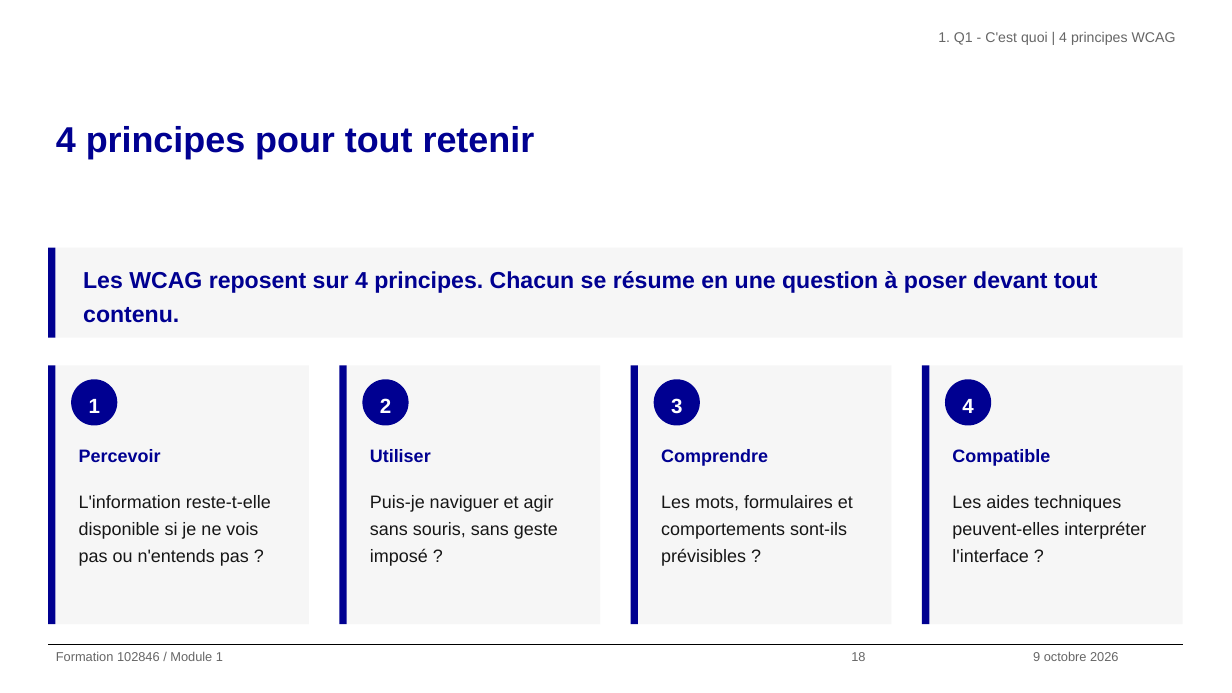
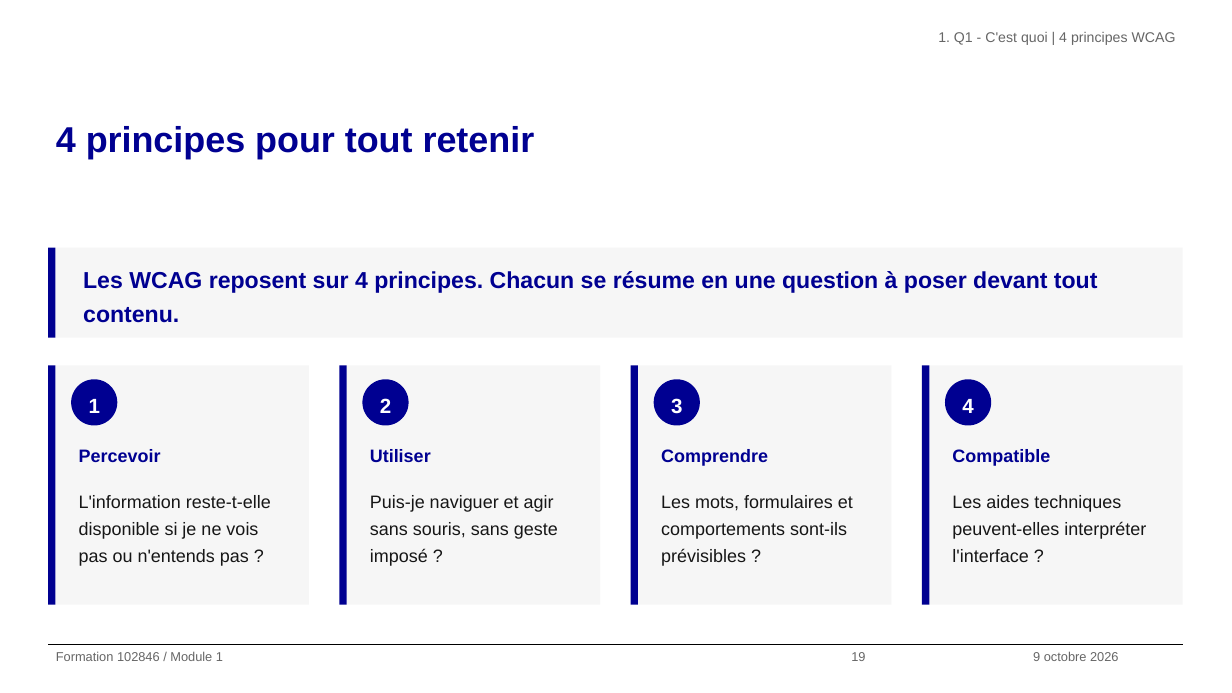
Before and after one commit to alexandra-guiderdoni/usine-fabrication-igpde-102846-ay11, a slide deck: slide 19 of livrables-IGPDE-2026-102846/Formateur/support-formation-102846-2026-IGPDE.pptx (slide 18 before the commit). Drawn at 1232x693 pixels with LibreOffice and Linux fonts; fonts in the diff are those of the drawing; background and template pictures are left out. Boxes give left, top, right and bottom in pixels: in the first picture for what was removed or moved away, otherwise in the second. Text is boxed around its words. In the diff, an @@ line names an element or a change of style, - is before the commit and + after.

```diff
--- a/livrables-IGPDE-2026-102846/Formateur/support-formation-102846-2026-IGPDE.pptx
+++ b/livrables-IGPDE-2026-102846/Formateur/support-formation-102846-2026-IGPDE.pptx
@@ rectangle: place and size @@
-rectangle at <box>48,366,55,625</box>
+rectangle at <box>48,366,55,605</box>
@@ rectangle: place and size @@
-rectangle at <box>55,366,309,625</box>
+rectangle at <box>55,366,309,605</box>
@@ rectangle: place and size @@
-rectangle at <box>339,366,347,625</box>
+rectangle at <box>339,366,347,605</box>
@@ rectangle: place and size @@
-rectangle at <box>347,366,600,625</box>
+rectangle at <box>347,366,600,605</box>
@@ rectangle: place and size @@
-rectangle at <box>630,366,638,625</box>
+rectangle at <box>630,366,638,605</box>
@@ rectangle: place and size @@
-rectangle at <box>638,366,891,625</box>
+rectangle at <box>638,366,891,605</box>
@@ rectangle: place and size @@
-rectangle at <box>922,366,930,625</box>
+rectangle at <box>922,366,930,605</box>
@@ rectangle: place and size @@
-rectangle at <box>930,366,1183,625</box>
+rectangle at <box>930,366,1183,605</box>
```
Also in this commit, not shown: 60 other slides changed, 1 slide added, 1 slide removed, 52 other files.
